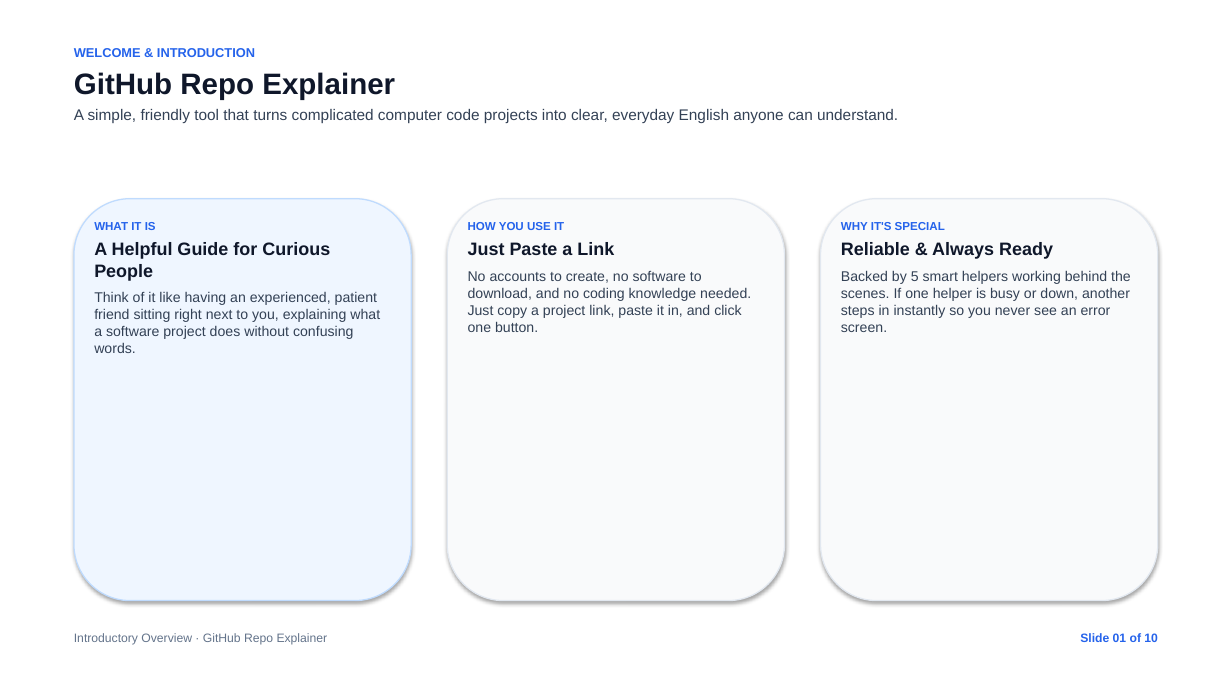
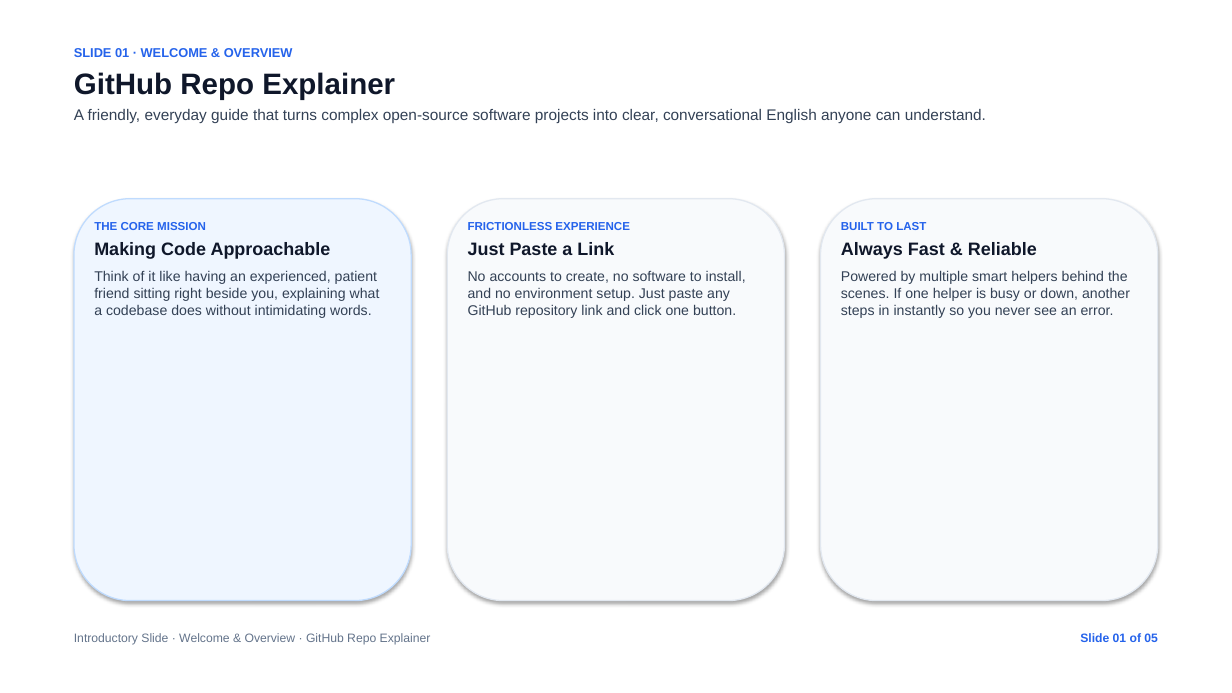
Before and after one commit to agrwl-utkarsh/mini2, a slide deck: slide 1 of presentation.pptx. Drawn at 1232x693 pixels with LibreOffice and Linux fonts; fonts in the diff are those of the drawing. Boxes give left, top, right and bottom in pixels: in the first picture for what was removed or moved away, otherwise in the second. Text is boxed around its words. In the diff, an @@ line names an element or a change of style, - is before the commit and + after.

Commit message:
Update foundation: First 5 slides (intro, onboarding shock, solution, concept, experience) with custom graphics

```diff
--- a/presentation.pptx
+++ b/presentation.pptx
@@ text at (74, 48, 293, 57): text changed @@
-WELCOME & INTRODUCTION
+SLIDE 01 · WELCOME & OVERVIEW
@@ text at (74, 109, 986, 123): text changed @@
-A simple, friendly tool that turns complicated computer code projects into clear, everyday English anyone can understand.
+A friendly, everyday guide that turns complex open-source software projects into clear, conversational English anyone can understand.
@@ rounded rectangle at (447, 199, 785, 601): fill #F9FAFB to #F8FAFC @@
@@ rounded rectangle at (821, 199, 1158, 601): fill #F9FAFB to #F8FAFC @@
@@ text at (94, 222, 380, 318): text changed @@
-WHAT IT IS
-A Helpful Guide for Curious People
-Think of it like having an experienced, patient friend sitting right next to you, explaining what a software project does without confusing words.
+THE CORE MISSION
+Making Code Approachable
+Think of it like having an experienced, patient friend sitting right beside you, explaining what a codebase does without intimidating words.
@@ text at (468, 222, 630, 230): text changed @@
-HOW YOU USE IT
+FRICTIONLESS EXPERIENCE
@@ text at (841, 222, 1130, 318): text changed @@
-WHY IT'S SPECIAL
-Reliable & Always Ready
-Backed by 5 smart helpers working behind the scenes. If one helper is busy or down, another steps in instantly so you never see an error screen.
+BUILT TO LAST
+Always Fast & Reliable
+Powered by multiple smart helpers behind the scenes. If one helper is busy or down, another steps in instantly so you never see an error.
@@ text at (468, 271, 746, 318): text changed @@
-No accounts to create, no software to download, and no coding knowledge needed. Just copy a project link, paste it in, and click one button.
+No accounts to create, no software to install, and no environment setup. Just paste any GitHub repository link and click one button.
@@ text at (74, 633, 431, 645): text changed @@
-Introductory Overview · GitHub Repo Explainer
+Introductory Slide · Welcome & Overview · GitHub Repo Explainer
@@ text at (1080, 633, 1158, 642): text changed @@
-Slide 01 of 10
+Slide 01 of 05
```
Also in this commit, not shown: 1 other slide changed, 3 slides added, 8 slides removed, 7 other files.
